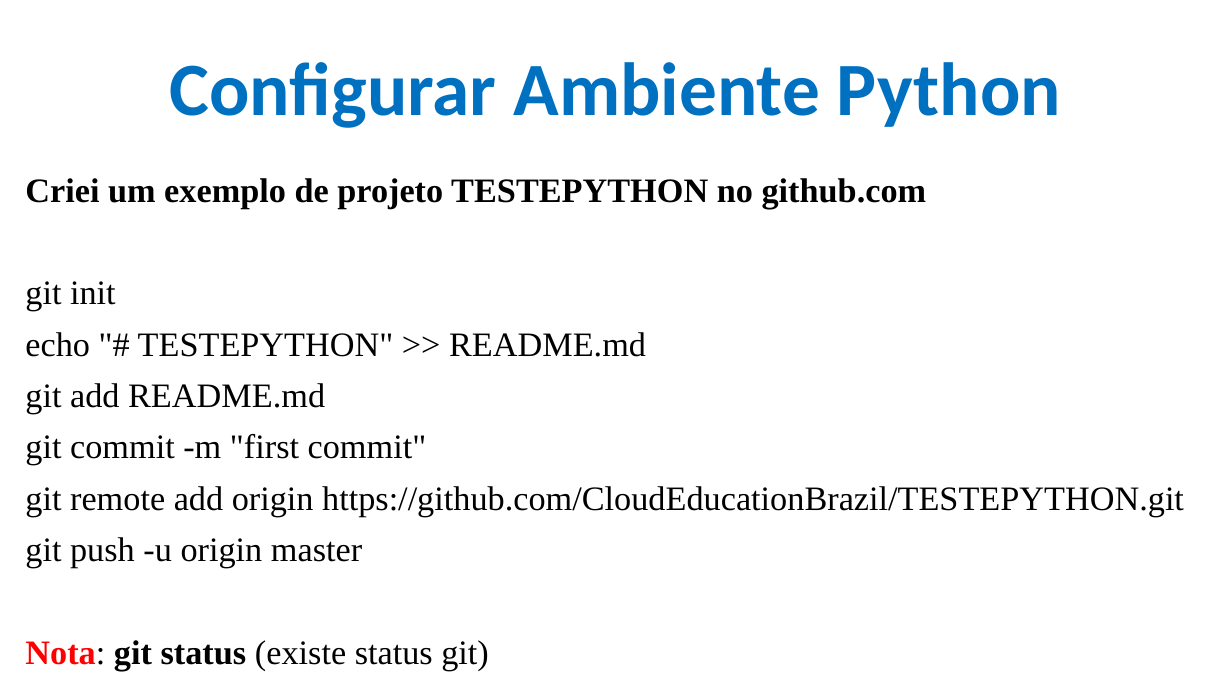
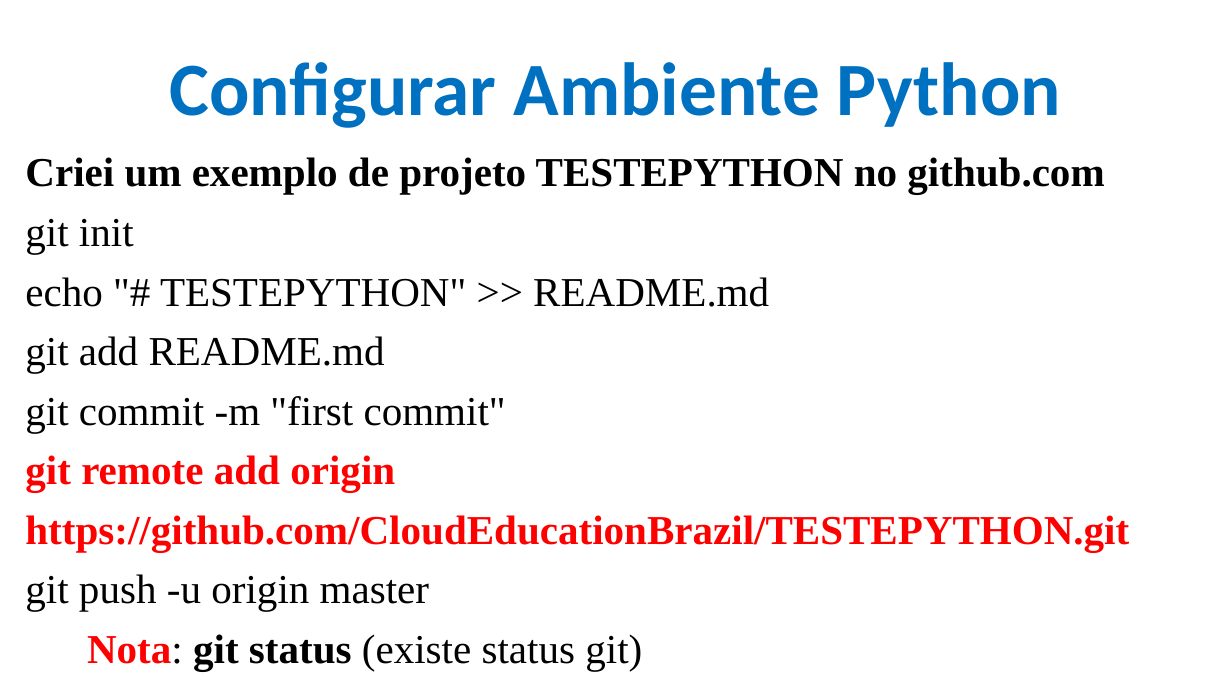
Before and after one commit to CloudEducationBrazil/WydenPythonParadigmas, a slide deck: slide 13 of 01 Classes/Aula 01 02 03 Programação Python.pptx (slide 14 before the commit). Drawn at 1232x693 pixels with LibreOffice and Linux fonts; fonts in the diff are those of the drawing; background and template pictures are left out. Boxes give left, top, right and bottom in pixels: in the first picture for what was removed or moved away, otherwise in the second. Text is boxed around its words. In the diff, an @@ line names an element or a change of style, - is before the commit and + after.

```diff
--- a/01 Classes/Aula 01 02 03 Programação Python.pptx
+++ b/01 Classes/Aula 01 02 03 Programação Python.pptx
@@ text "Criei um exemplo de projeto ...": place and size @@
-text "Criei um exemplo de projeto ..." at bbox=[25, 178, 1184, 671]
+text "Criei um exemplo de projeto ..." at bbox=[25, 157, 1129, 671]
@@ text at bbox=[25, 157, 1104, 671]: size 20 to 24 pt in "Criei um exemplo de projeto TESTEPYTHON no ...", "git init", "echo "# TESTEPYTHON" >> README.md", "git add README.md" and 3 more places @@
@@ text at bbox=[25, 455, 1129, 552]: text changed; size 20 to 24 pt; text colour #000000 to #FF0000; bold on @@
-git remote add origin https://github.com/CloudEducationBrazil/TESTEPYTHON.git
+git remote add origin
+https://github.com/CloudEducationBrazil/TESTEPYTHON.git
```
Also in this commit, not shown: 2 other slides changed, 1 slide added.
